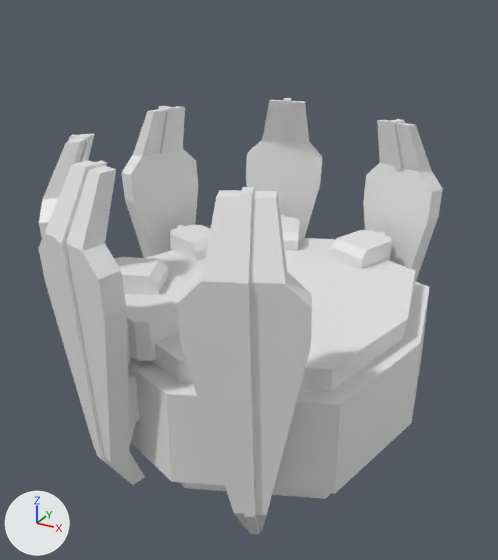
A saved change to the glTF model Assets/Meshes/Enemies/flying_robot.glb.
The view is the same before and after, from a 50 mm camera at (2.79, -5.5, 4.02) aimed at (-0.16, -0.13, 1.34). Lighting does not change. The marker at lower left points along +X, +Y and +Z. Both versions are drawn at frame 11 of the action 'lift_off'; the numbers are the values there.
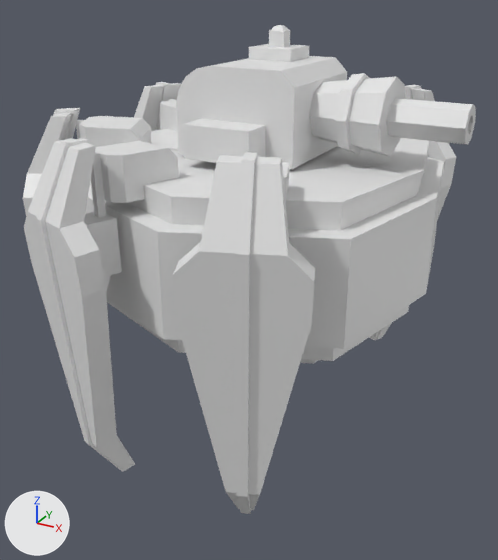
Pixel boxes (x1, y1, x2, y2) of what changed, in the pictures (498 x 560 px):
'mesh', moved: before (124, 238, 430, 499); after (85, 129, 444, 364)
'Cube', moved, turned: before (177, 187, 312, 535); after (173, 152, 315, 514)
'Cube.004', moved, turned: before (38, 160, 145, 485); after (24, 138, 135, 472)
'Cube.002', moved (not visible before): after (157, 25, 406, 169)
'Cube.007', moved, turned: before (363, 119, 443, 281); after (369, 85, 456, 340)
'Cube.006', moved, turned: before (117, 294, 180, 460); after (84, 141, 179, 292)
'Cube.015', moved, turned: before (122, 106, 198, 258); after (134, 82, 181, 131)
'Cube.010', moved (not visible afterwards): before (246, 98, 322, 238)
'Cube.001', moved, turned: before (39, 134, 94, 238); after (23, 108, 80, 216)
'Cube.014', moved, turned: before (114, 257, 168, 295); after (76, 116, 152, 147)
'Cube.003', moved (not visible before): after (386, 98, 476, 145)
'Cube.009', moved, turned (not visible afterwards): before (330, 230, 392, 269)
'Cube.017', moved, turned: before (170, 225, 210, 261); after (160, 99, 177, 131)
'Cube.012', moved (not visible afterwards): before (281, 215, 300, 251)
'Object', moved, turned (not visible before): after (282, 162, 290, 200)

The edits, one by one:
Object 'mesh' (ob_mesh) moves from (0.0, 0.0, -0.04) to (0.0, 0.0, 1.3).
Object 'Cube.002' (ob_cube_002) moves from (-0.57, -0.00587, 0.886) to (-0.57, -0.00587, 1.9).
Object 'Cube.003' (ob_cube_003) moves from (-0.607, 0.0, 0.0) to (0.0, 0.0, 0.0).
Object 'Cube.006' (ob_cube_006) moves from (-0.55, -1.426, 1.065) to (-0.613, -1.501, 1.103).
Object 'Cube.006' (ob_cube_006) turns from (17, -3, -67) to (17, -3.1, -71) degrees about x, y and z.
Object 'Cube.004' (ob_cube_004) moves from (0.283, -0.156, 0.212) to (0.219, -0.508, -0.944).
Object 'Cube.009' (ob_cube_009) moves from (0.568, 1.419, 1.065) to (0.613, 1.501, 1.071).
Object 'Cube.009' (ob_cube_009) turns from (-23, -39, -54) to (-24, -37, -54) degrees about x, y and z.
Object 'Cube.007' (ob_cube_007) moves from (-0.0877, 0.166, 0.231) to (-0.733, 0.509, -0.466).
Object 'Cube.014' (ob_cube_014) moves from (-1.394, -0.632, 1.059) to (-1.483, -0.669, 1.116).
Object 'Cube.014' (ob_cube_014) turns from (0.8, 4.2, -158) to (-0.9, 2.7, -157) degrees about x, y and z.
Object 'Cube.001' (ob_cube_001) moves from (0.291, 0.00835, 0.13) to (0.393, 0.00558, -1.038).
Object 'Cube.017' (ob_cube_017) moves from (-1.396, 0.629, 1.046) to (-1.483, 0.669, 1.097).
Object 'Cube.017' (ob_cube_017) turns from (16, -1.6, -159) to (16, -3.2, -160) degrees about x, y and z.
Object 'Cube.015' (ob_cube_015) moves from (0.247, -0.171, 0.218) to (0.202, -0.488, -0.903).
Object 'Object' (ob_object) moves from (0.58, -1.424, 1.12) to (0.613, -1.501, 1.082).
Object 'Object' (ob_object) turns from (1, 2.2, -68) to (-0.8, 4.2, -67) degrees about x, y and z.
Object 'Cube' (ob_cube) moves from (0.324, 0.0158, 0.0935) to (0.422, 0.00714, -0.932).
